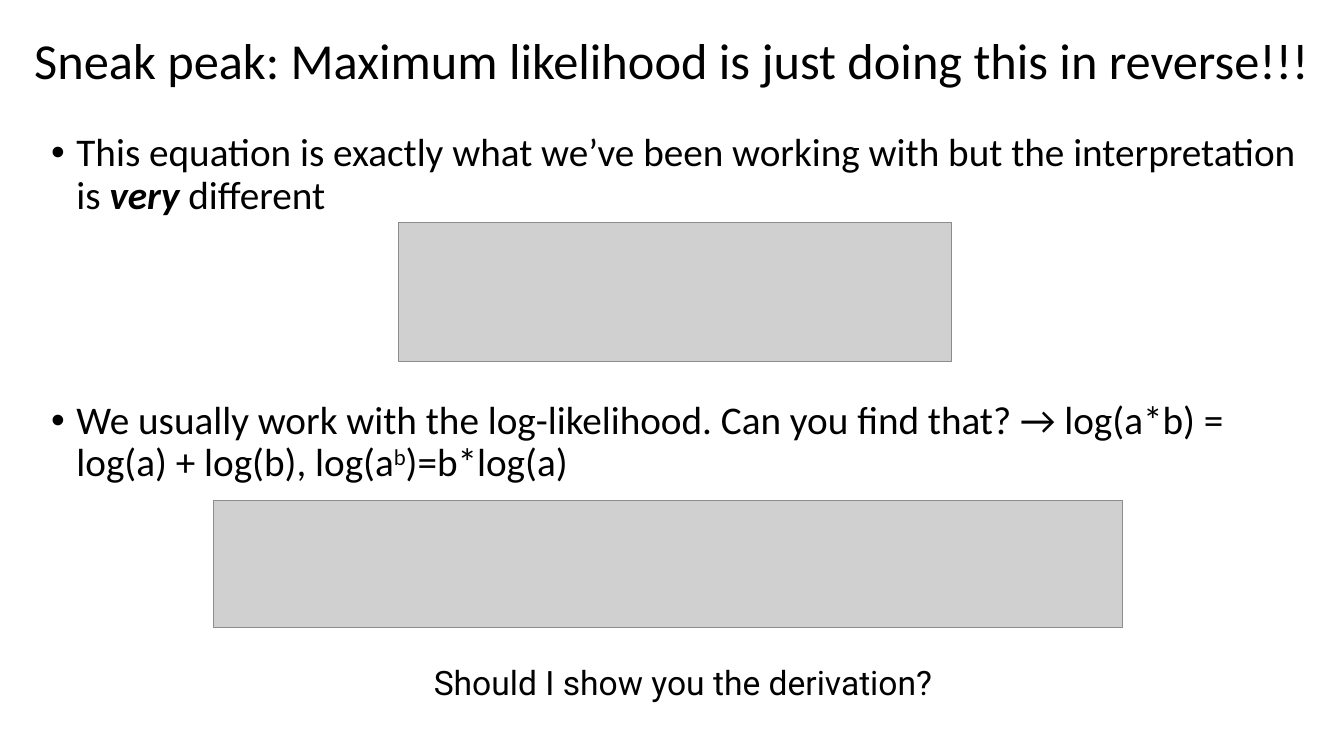
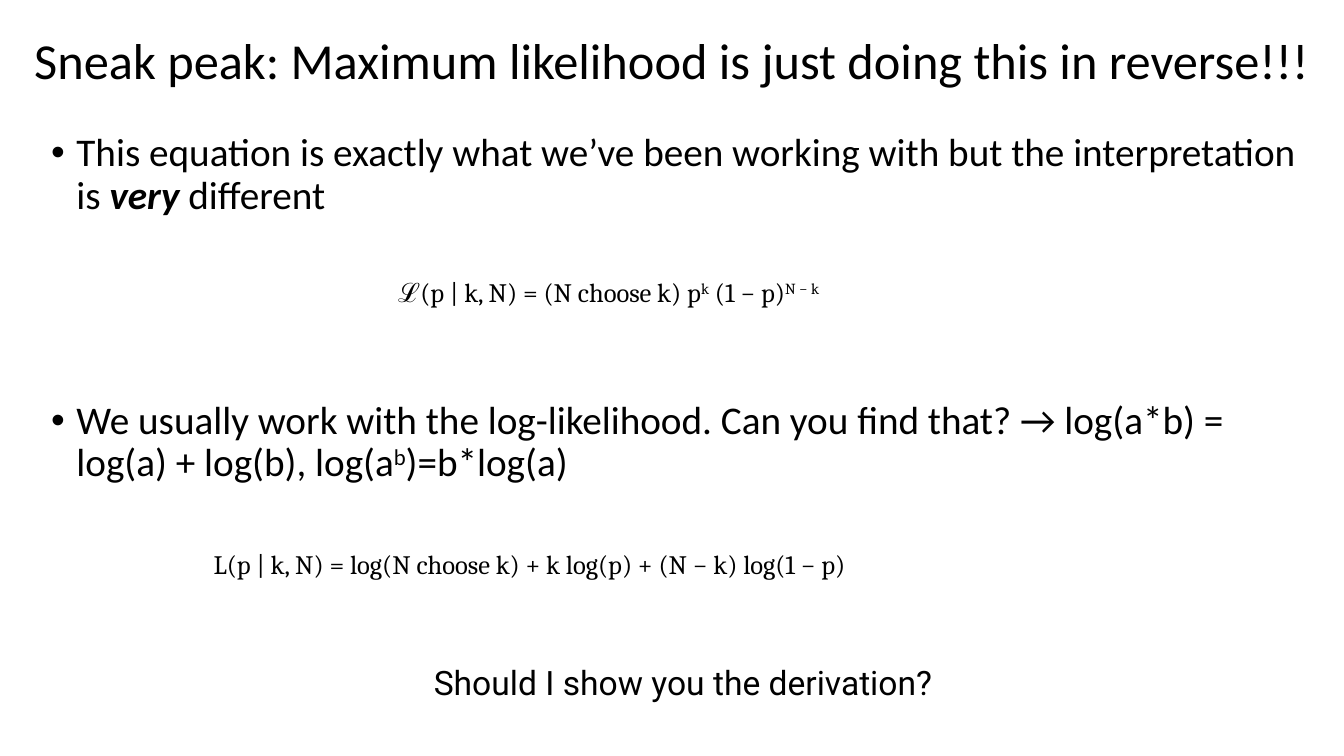
Before and after one commit to taaltree/FW536, a slide deck: slide 18 of Day1_Probability/FW536_Day1_Afternoon Distributions I_accessible.pptx. Drawn at 1344x756 pixels with LibreOffice and Linux fonts; fonts in the diff are those of the drawing; grey boxes stand for pictures. Boxes give left, top, right and bottom in pixels: in the first picture for what was removed or moved away, otherwise in the second. Text is boxed around its words. In the diff, an @@ line names an element or a change of style, - is before the commit and + after.

```diff
--- a/Day1_Probability/FW536_Day1_Afternoon Distributions I_accessible.pptx
+++ b/Day1_Probability/FW536_Day1_Afternoon Distributions I_accessible.pptx
@@ picture removed at <box>398,223,952,362</box> @@
@@ text added at <box>398,282,819,308</box>, 19 pt, text #000000 @@
+ℒ(p | k, N) = (N choose k) pk (1 − p)N − k
@@ picture removed at <box>214,500,1122,627</box> @@
@@ text added at <box>214,555,845,580</box>, 19 pt, text #000000 @@
+L(p | k, N) = log(N choose k) + k log(p) + (N − k) log(1 − p)
```
Also in this commit, not shown: 15 other slides changed, 3 other files.
